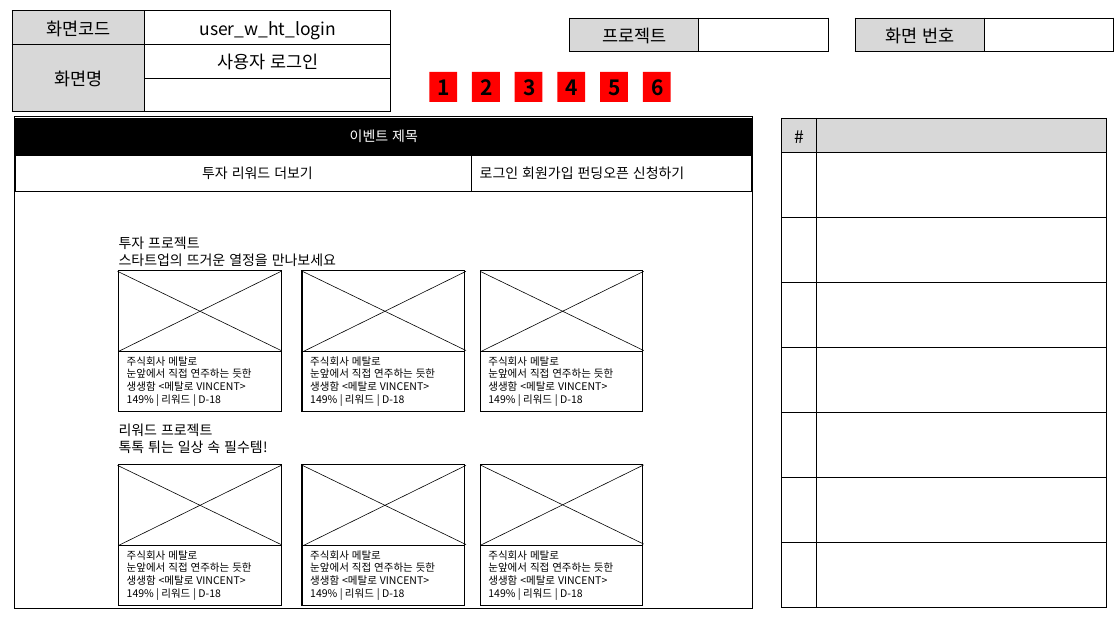
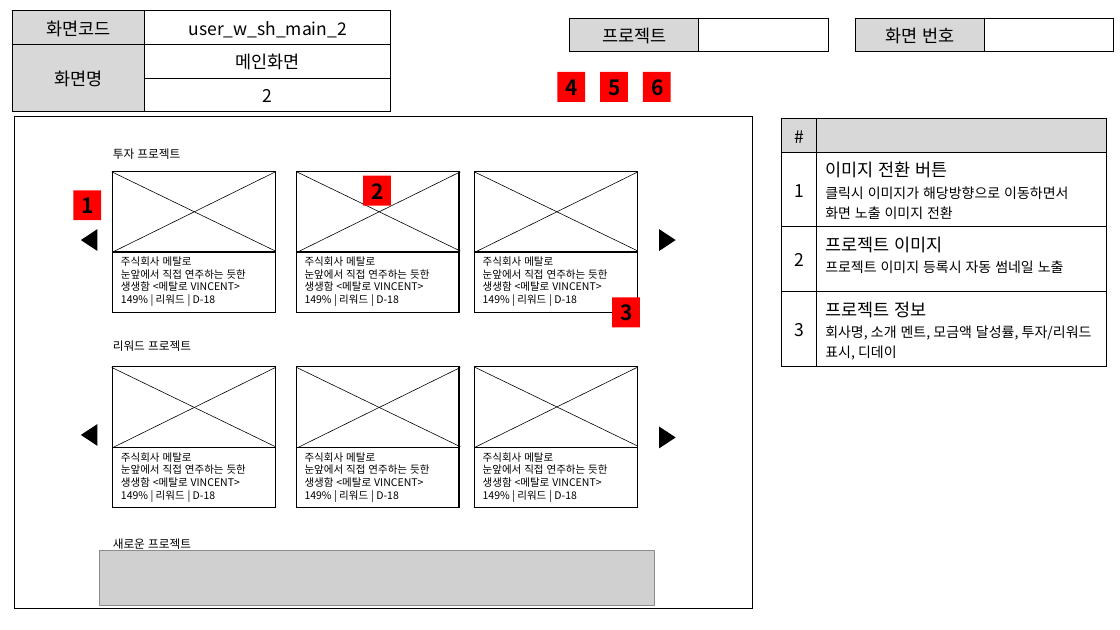
Before and after one commit to ezenteam2/EzenCrowdFunding, a slide deck: slide 4 of project03 화면설계서/project03 - 화면 설계서 - 서희.pptx (slide 3 before the commit). Drawn at 1120x630 pixels with LibreOffice and Linux fonts; fonts in the diff are those of the drawing; grey boxes stand for pictures. Boxes give left, top, right and bottom in pixels: in the first picture for what was removed or moved away, otherwise in the second. Text is boxed around its words. In the diff, an @@ line names an element or a change of style, - is before the commit and + after.

Commit message:
화면설계서/로고 업데이트

```diff
--- a/project03 화면설계서/project03 - 화면 설계서 - 서희.pptx
+++ b/project03 화면설계서/project03 - 화면 설계서 - 서희.pptx
@@ table at (12,11,391,106) @@
-row 1, column 2: user_w_ht_login
+row 1, column 2: user_w_sh_main_2
-row 2, column 2: 사용자 로그인
+row 2, column 2: 메인화면
-row 3, column 2: 
+row 3, column 2: 2
@@ rectangle removed at (15,118,752,155) @@
-이벤트 제목
@@ table at (782,118,1107,364) @@
-row 2:  | 
-row 3:  | 
-row 4:  | 
-row 5:  | 
-row 6:  | 
-row 7:  | 
-row 8:  | 
+row 2: 1 | 이미지 전환 버튼 / 클릭시 이미지가 해당방향으로 이동하면서 화면 노출 이미지 전환
+row 3: 2 | 프로젝트 이미지 / 프로젝트 이미지 등록시 자동 썸네일 노출
+row 4: 3 | 프로젝트 정보 / 회사명, 소개 멘트, 모금액 달성률, 투자/리워드 표시, 디데이
@@ text "투자 프로젝트" at (113,148,180,159): size 12 to 10 pt @@
@@ text "투자 프로젝트": place and size @@
-text "투자 프로젝트" at (119,236,336,266)
+text "투자 프로젝트" at (113,148,180,159)
@@ rectangle removed at (15,155,500,192) @@
-투자 리워드 더보기
@@ rectangle "2": place and size @@
-rectangle "2" at (472,72,500,102)
+rectangle "2" at (363,176,391,205)
@@ rectangle removed at (471,155,752,192) @@
-로그인 회원가입 펀딩오픈 신청하기
@@ 12 lines, 9 rectangles: place and size @@
-12 lines, 9 rectangles at (118,271,644,545)
+12 lines, 9 rectangles at (112,171,639,448)
@@ rectangle "1": place and size @@
-rectangle "1" at (429,72,457,102)
+rectangle "1" at (73,191,101,220)
@@ triangle added at (81,229,97,251), fill #000000 @@
@@ triangle added at (659,229,676,251), fill #000000 @@
@@ text at (119,253,336,266): paragraph removed @@
-스타트업의 뜨거운 열정을 만나보세요
@@ rectangle "3": place and size @@
-rectangle "3" at (515,72,543,102)
+rectangle "3" at (613,297,640,327)
@@ text "리워드 프로젝트": place and size @@
-text "리워드 프로젝트" at (119,423,267,453)
+text "리워드 프로젝트" at (113,340,191,351)
@@ text "리워드 프로젝트" at (113,340,191,351): size 12 to 10 pt @@
@@ triangle added at (81,424,97,446), fill #000000 @@
@@ text at (119,440,267,453): paragraph removed @@
-톡톡 튀는 일상 속 필수템!
@@ 3 rectangles: place and size @@
-3 rectangles at (118,544,644,606)
+3 rectangles at (113,447,638,508)
@@ triangle added at (659,427,676,449), fill #000000 @@
@@ text added at (113,538,191,552), 10 pt, text #000000 @@
+새로운 프로젝트
@@ picture added at (99,550,655,606) @@
```
Also in this commit, not shown: 2 other slides changed, 8 slides added, 1 slide removed, 1 other file.
